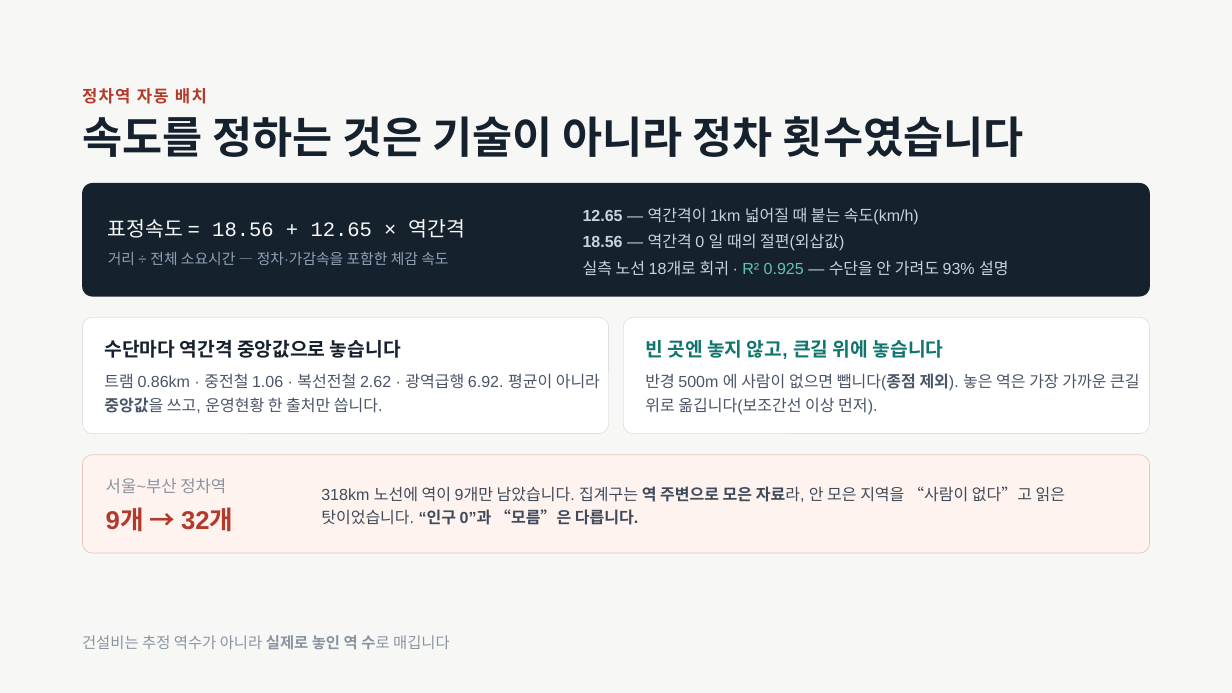
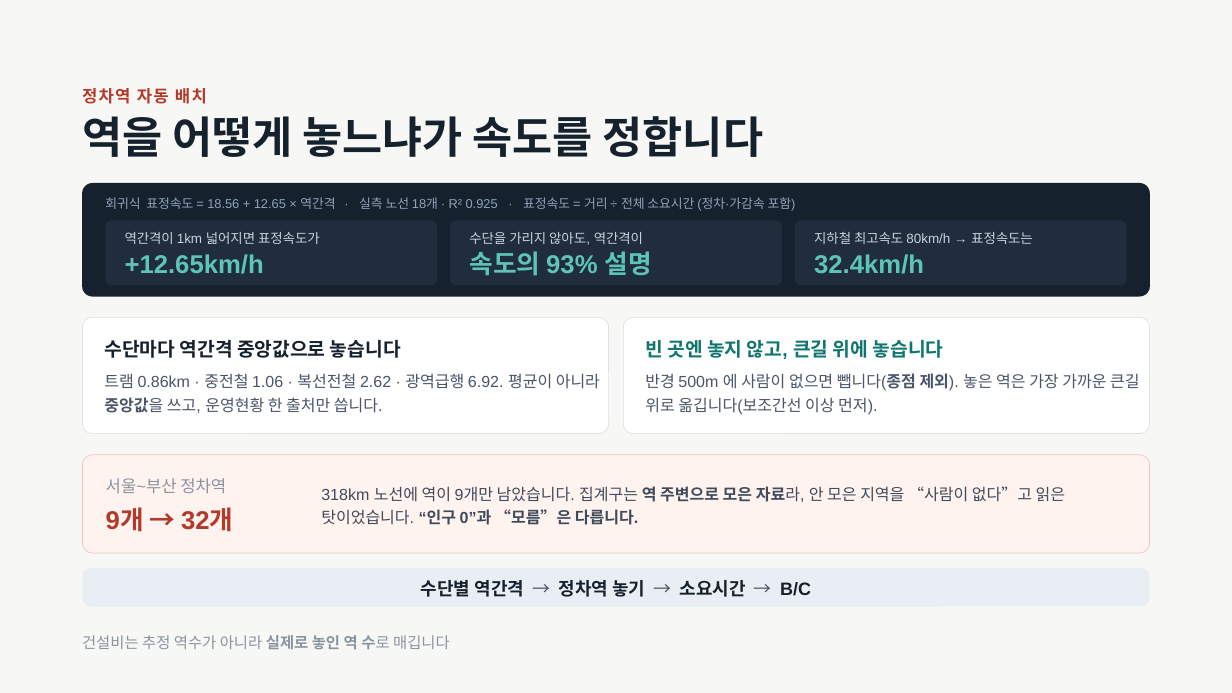
Before and after one commit to sinsun030508/Map-based-Urban-Rail-Feasibility-Simulator, a slide deck: slide 16 of docs/중간발표_노선_타당성_분석_시뮬레이터_v3.pptx. Drawn at 1232x693 pixels with LibreOffice and Linux fonts; fonts in the diff are those of the drawing. Boxes give left, top, right and bottom in pixels: in the first picture for what was removed or moved away, otherwise in the second. Text is boxed around its words. In the diff, an @@ line names an element or a change of style, - is before the commit and + after.

```diff
--- a/docs/중간발표_노선_타당성_분석_시뮬레이터_v3.pptx
+++ b/docs/중간발표_노선_타당성_분석_시뮬레이터_v3.pptx
@@ title at [82,116,763,157]: text changed @@
-속도를 정하는 것은 기술이 아니라 정차 횟수였습니다
+역을 어떻게 놓느냐가 속도를 정합니다
@@ text added at [105,197,796,211], 10 pt, text #8FA3B8 @@
+회귀식 표정속도 = 18.56 + 12.65 × 역간격 · 실측 노선 18개 · R² 0.925 · 표정속도 = 거리 ÷ 전체 소요시간 (정차·가감속 포함)
@@ rounded rectangle added at [105,221,437,286], fill #1F2D3D @@
@@ text removed at [108,219,466,238] @@
-표정속도 = 18.56 + 12.65 × 역간격
@@ text at [125,232,320,274]: text changed; size 12.5 to 10.5 pt @@
-12.65 — 역간격이 1km 넓어질 때 붙는 속도(km/h)
+역간격이 1km 넓어지면 표정속도가
++12.65km/h
@@ rounded rectangle added at [450,221,782,286], fill #1F2D3D @@
@@ text added at [469,232,652,276], 10.5 pt, text #C6D2DE @@
+수단을 가리지 않아도, 역간격이
+속도의 93% 설명
@@ text removed at [583,233,844,251] @@
-18.56 — 역간격 0 일 때의 절편(외삽값)
@@ rounded rectangle added at [795,221,1127,286], fill #1F2D3D @@
@@ text added at [814,232,1033,274], 10.5 pt, text #C6D2DE @@
+지하철 최고속도 80km/h → 표정속도는
+32.4km/h
@@ text removed at [108,252,448,265] @@
-거리 ÷ 전체 소요시간 — 정차·가감속을 포함한 체감 속도
@@ text removed at [583,260,1008,276] @@
-실측 노선 18개로 회귀 · R² 0.925 — 수단을 안 가려도 93% 설명
@@ rounded rectangle added at [82,568,1150,607], fill #E8EEF4 @@
@@ text added at [421,580,811,597], 14 pt, text #16212E, bold @@
+수단별 역간격 → 정차역 놓기 → 소요시간 → B/C
```
Also in this commit, not shown: 2 other files.
